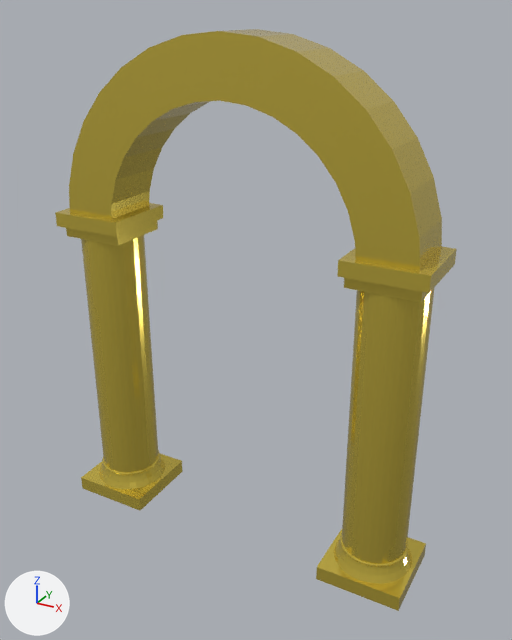
Two versions of the glTF model project/web/assets/models/greek-arch.glb, one commit apart.
The view is the same before and after, from a camera (50 mm lens) standing at (3.27, -5.62, 5.24) and looking at (0.15, 0.04, 2.41). The axes (+X, +Y, +Z) are drawn at lower left. The lights are the same throughout. Where no turn or scale is listed for an object, it has been applied to the vertices.
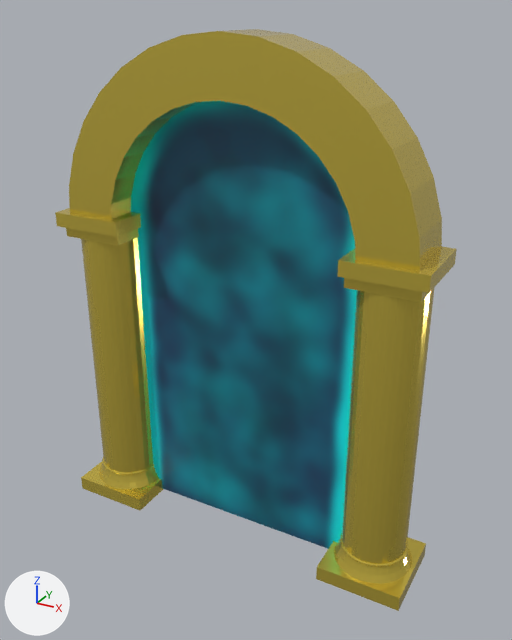
What changed in the scene script:
```text
Add img_untitled:
    img_untitled = load_image('Untitled', '_unpacked/Untitled', 1024, 1024, 'sRGB')
Add mat_material:
    mat_material = principled_material('Material')
    mat_material.texture = img_untitled
    mat_material.roughness = 0.4
Add me_plane:
    me_plane.from_pydata(...)  # 10 vertices, 8 faces; spans x -1.48..1.48, y 0.0, z -1.98..2.79
    me_plane.materials.append(mat_material)  # picture img_untitled
Add ob_plane:
    ob_plane = bpy.data.objects.new('Plane', me_plane)
    ob_plane.location = (0.0, 0.0, 1.93)
```

Boxes [x1, y1, x2, y2] around the edits, measured in the pictures (512 x 640 px):
'Plane', added (cyan)
    after: [131, 101, 357, 549]
